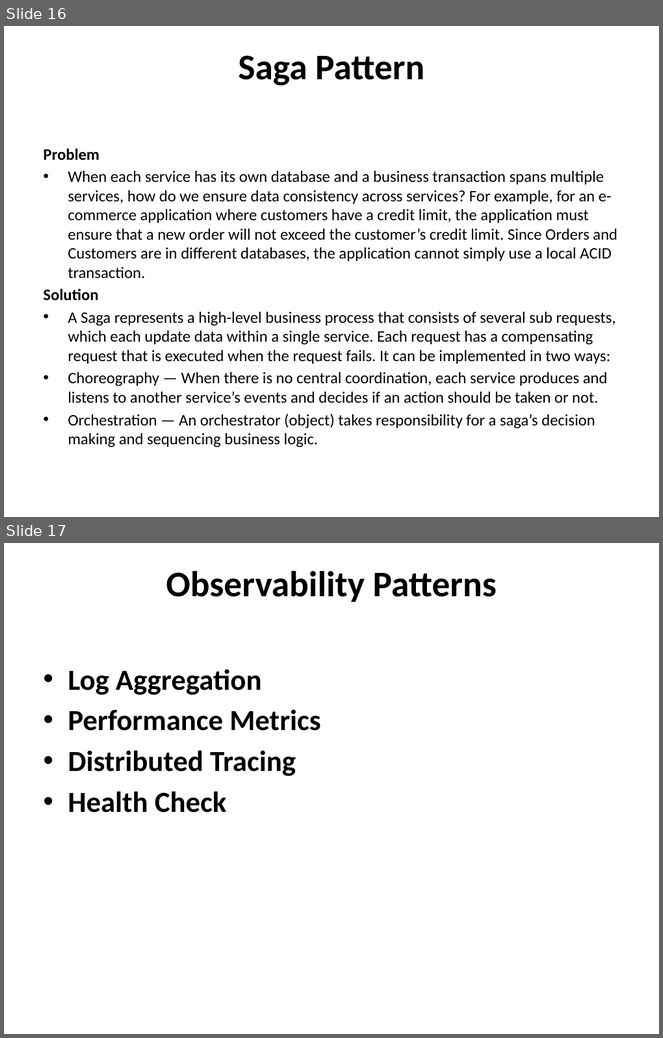
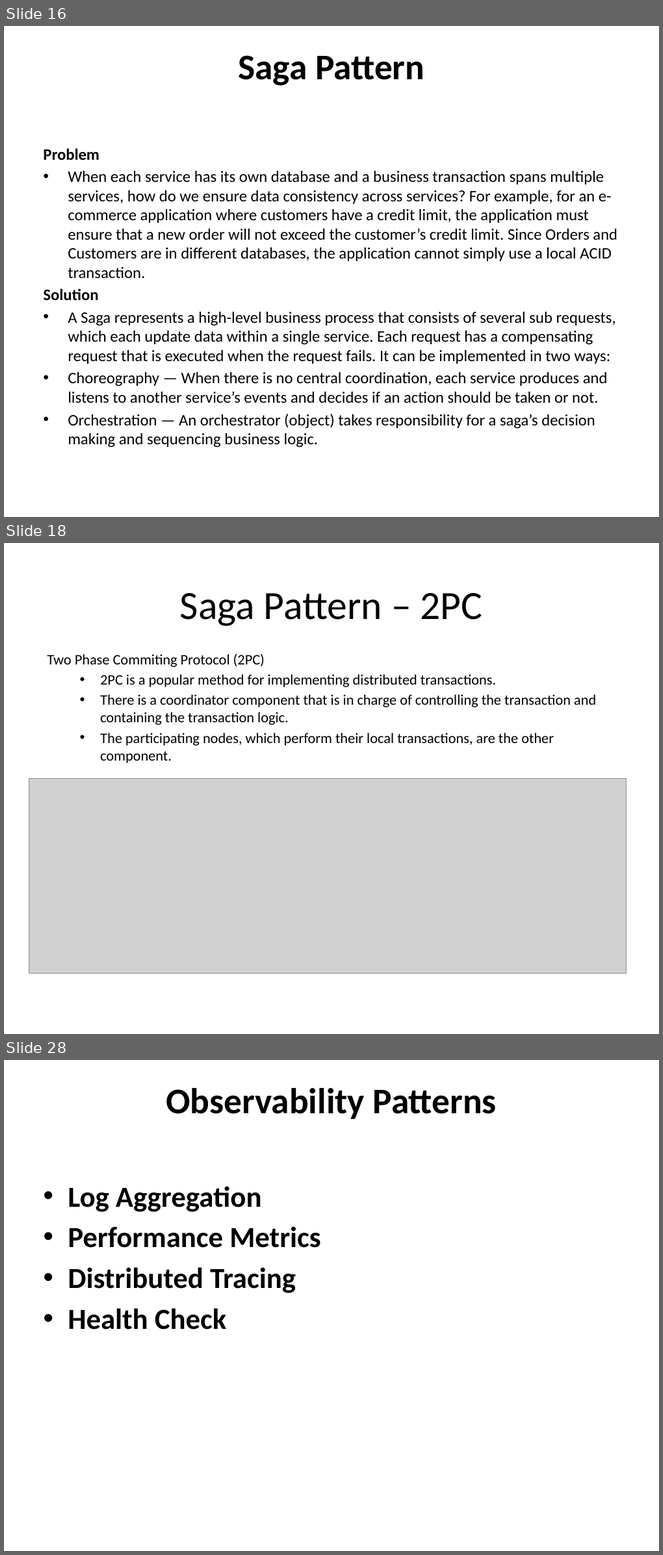
Before and after one commit to prakharxagrawal/citimicroservices, a slide deck: Micro services Design Pattern.pptx. Shown one above the other, each under a label of ours: slides 16 and 17 before the commit, slides 16, 18 and 28 after it; the slides between them are not shown. The pictures are 663x1038 and 663x1555 pixels, drawn with LibreOffice and Linux fonts; fonts in the diff are those of the drawing; grey boxes stand for pictures. Boxes give left, top, right and bottom in pixels: in the first picture for what was removed or moved away, otherwise in the second. Text is boxed around its words. In the diff, an @@ line names an element or a change of style, - is before the commit and + after.

Commit message:
Update Saga Pattern example and Docker

```diff
--- a/Micro services Design Pattern.pptx
+++ b/Micro services Design Pattern.pptx
@@ slide 18 added at bbox=[4, 543, 659, 1034], background #FFFFFF @@
@@ title added at bbox=[180, 593, 483, 626], 44 pt, text #000000 @@
+Saga Pattern – 2PC
@@ text added at bbox=[47, 654, 596, 763], 16 pt, text #000000 @@
+Two Phase Commiting Protocol (2PC)
+  • 2PC is a popular method for implementing distributed transactions.
+  • There is a coordinator component that is in charge of controlling the transaction and containing the transaction logic.
+  • The participating nodes, which perform their local transactions, are the other component.
@@ picture added at bbox=[29, 778, 627, 973] @@
@@ what was slide 17 is now slide 28 @@
```
Also in this commit, not shown: 10 other slides added, 14 other files.
